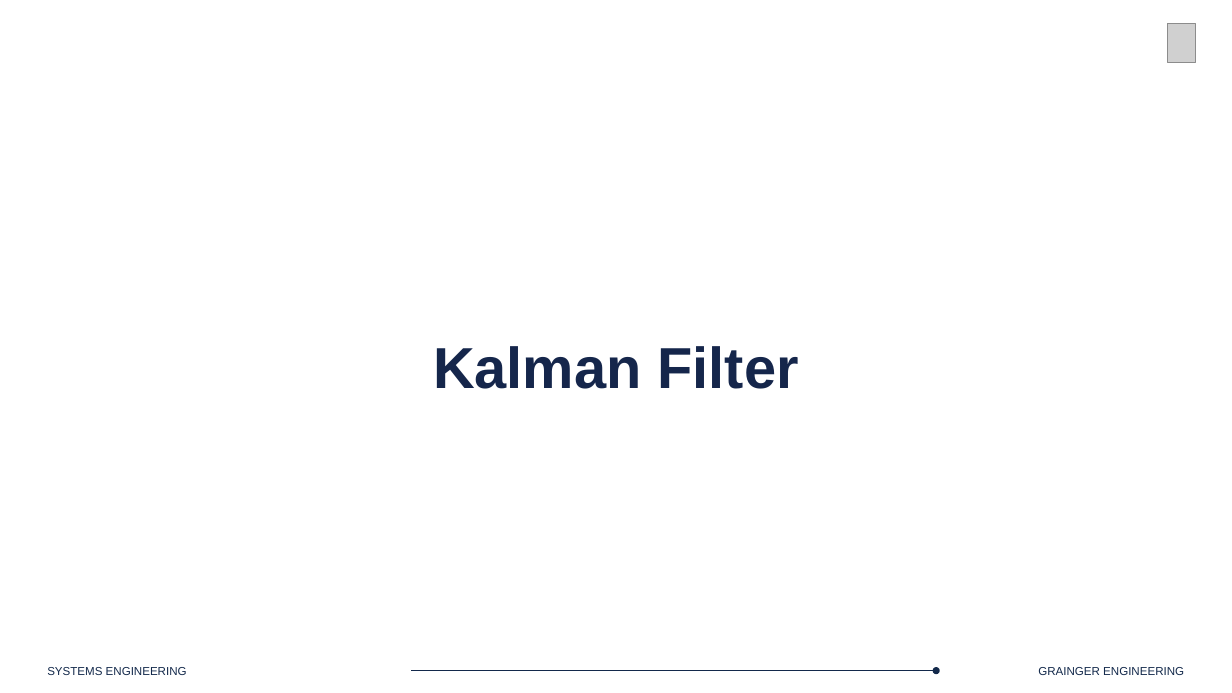
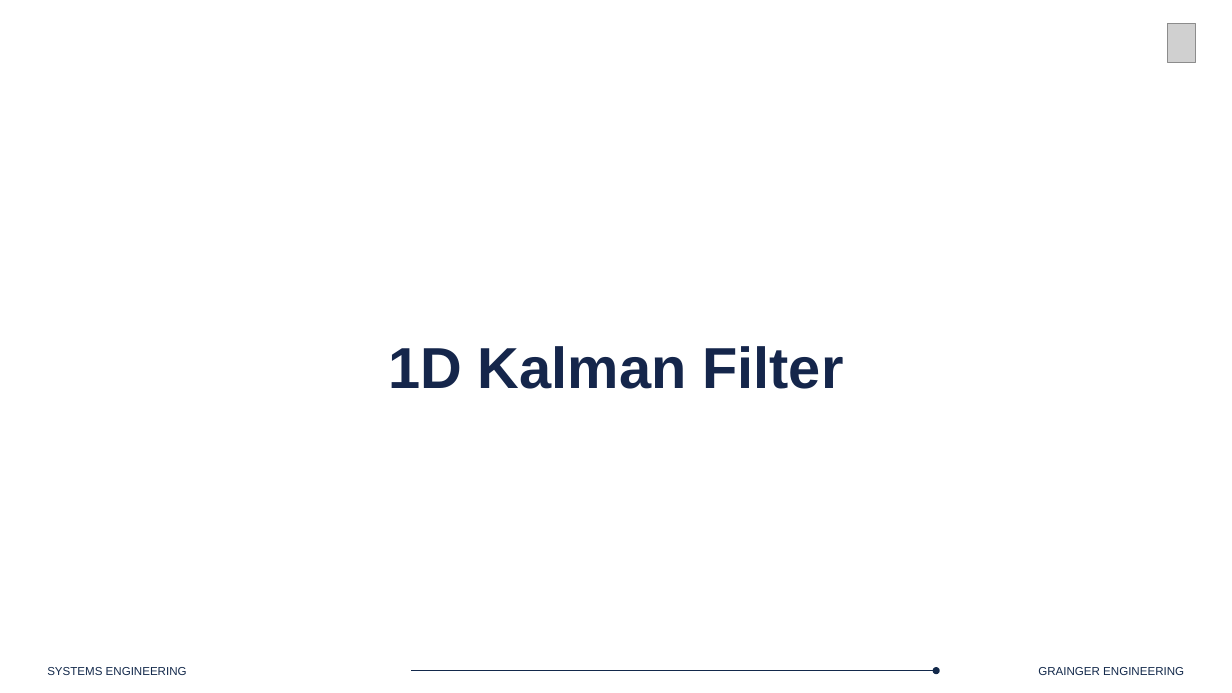
Before and after one commit to Marius-Juston/SE-423---Class-Material, a slide deck: slide 14 of Lectures/Slides/L20-21.pptx (slide 15 before the commit). Drawn at 1232x693 pixels with LibreOffice and Linux fonts; fonts in the diff are those of the drawing; grey boxes stand for pictures; background and template pictures are left out. Boxes give left, top, right and bottom in pixels: in the first picture for what was removed or moved away, otherwise in the second. Text is boxed around its words. In the diff, an @@ line names an element or a change of style, - is before the commit and + after.

```diff
--- a/Lectures/Slides/L20-21.pptx
+++ b/Lectures/Slides/L20-21.pptx
@@ text at [388, 346, 843, 389]: text changed @@
-Kalman Filter
+1D Kalman Filter
```
Also in this commit, not shown: 2 other slides changed, 16 slides added, 10 slides removed.
